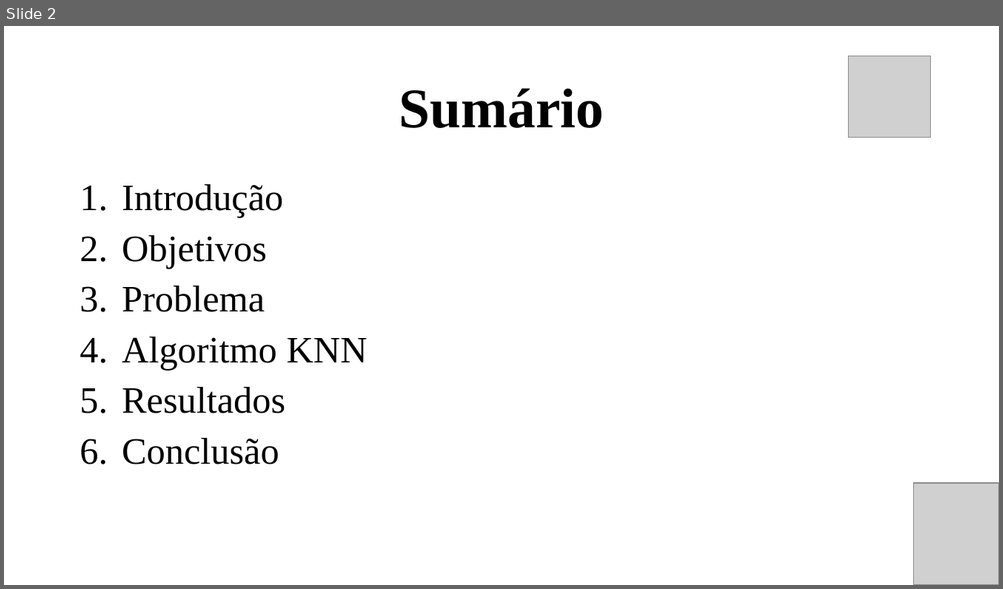
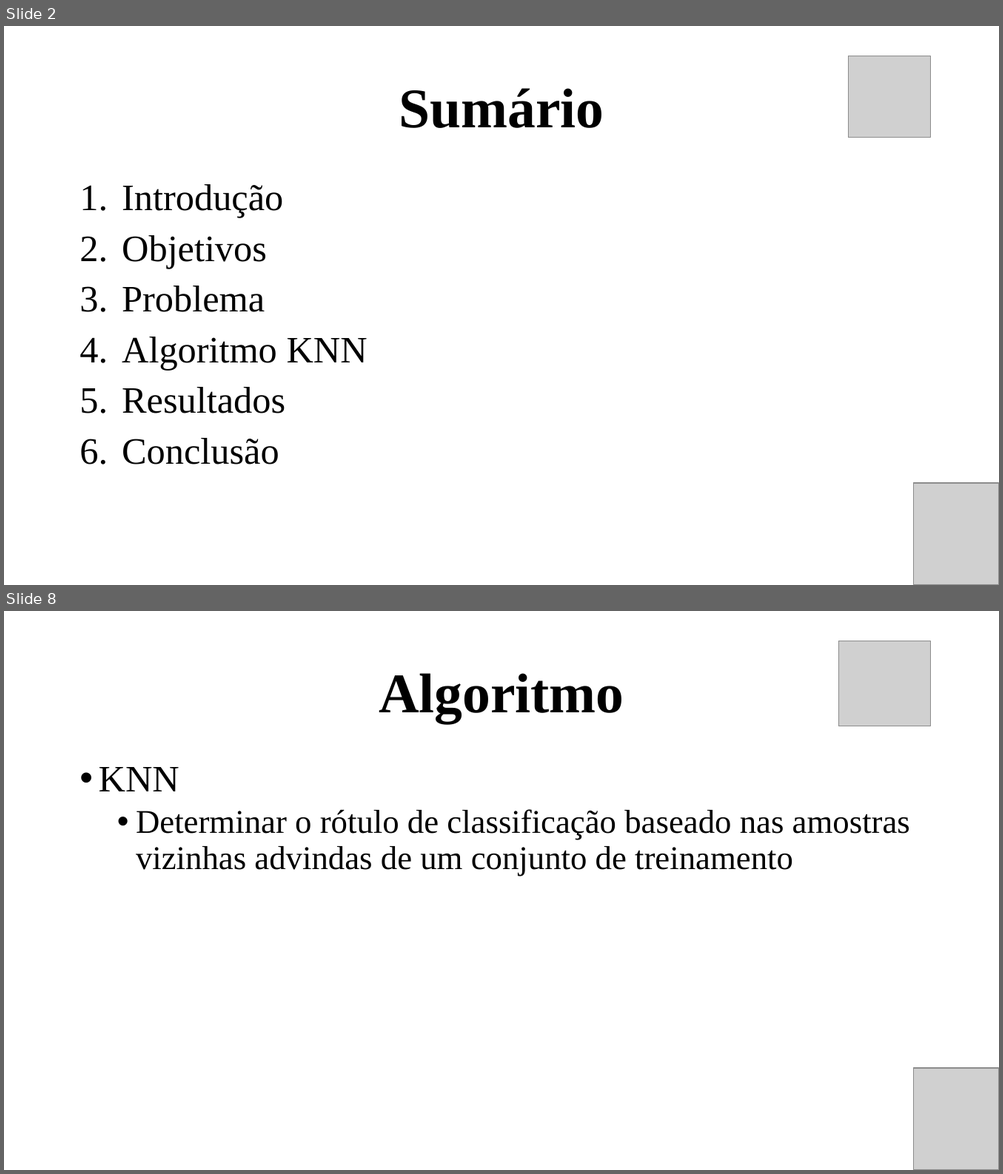
Before and after one commit to RannieryDias/IA_PROJETO, a slide deck: IA_PROJETO/artefatos/Projeto Apresentação.pptx. Shown one above the other, each under a label of ours: slide 2 before the commit, slides 2 and 8 after it; the slides between them are not shown. The pictures are 1003x589 and 1003x1174 pixels, drawn with LibreOffice and Linux fonts; fonts in the diff are those of the drawing; grey boxes stand for pictures. Boxes give left, top, right and bottom in pixels: in the first picture for what was removed or moved away, otherwise in the second. Text is boxed around its words. In the diff, an @@ line names an element or a change of style, - is before the commit and + after.

```diff
--- a/IA_PROJETO/artefatos/Projeto Apresentação.pptx
+++ b/IA_PROJETO/artefatos/Projeto Apresentação.pptx
@@ slide 8 added at [4, 611, 999, 1170], background #FFFFFF @@
@@ picture added at [838, 641, 930, 726] @@
@@ title added at [378, 673, 624, 723], 54 pt, text #000000, bold @@
+Algoritmo
@@ text added at [99, 767, 910, 876], 32 pt, text #000000 @@
+• KNN
+  • Determinar o rótulo de classificação baseado nas amostras vizinhas advindas de um conjunto de treinamento
@@ picture added at [913, 1068, 999, 1170] @@
```
Also in this commit, not shown: 6 slides changed, 6 other slides added, 4 slides removed.
